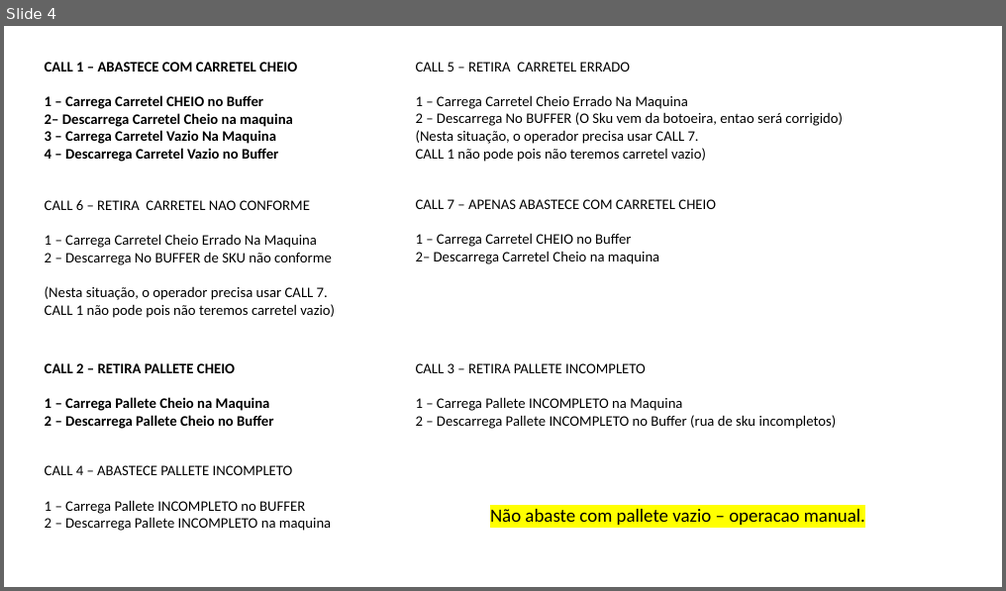
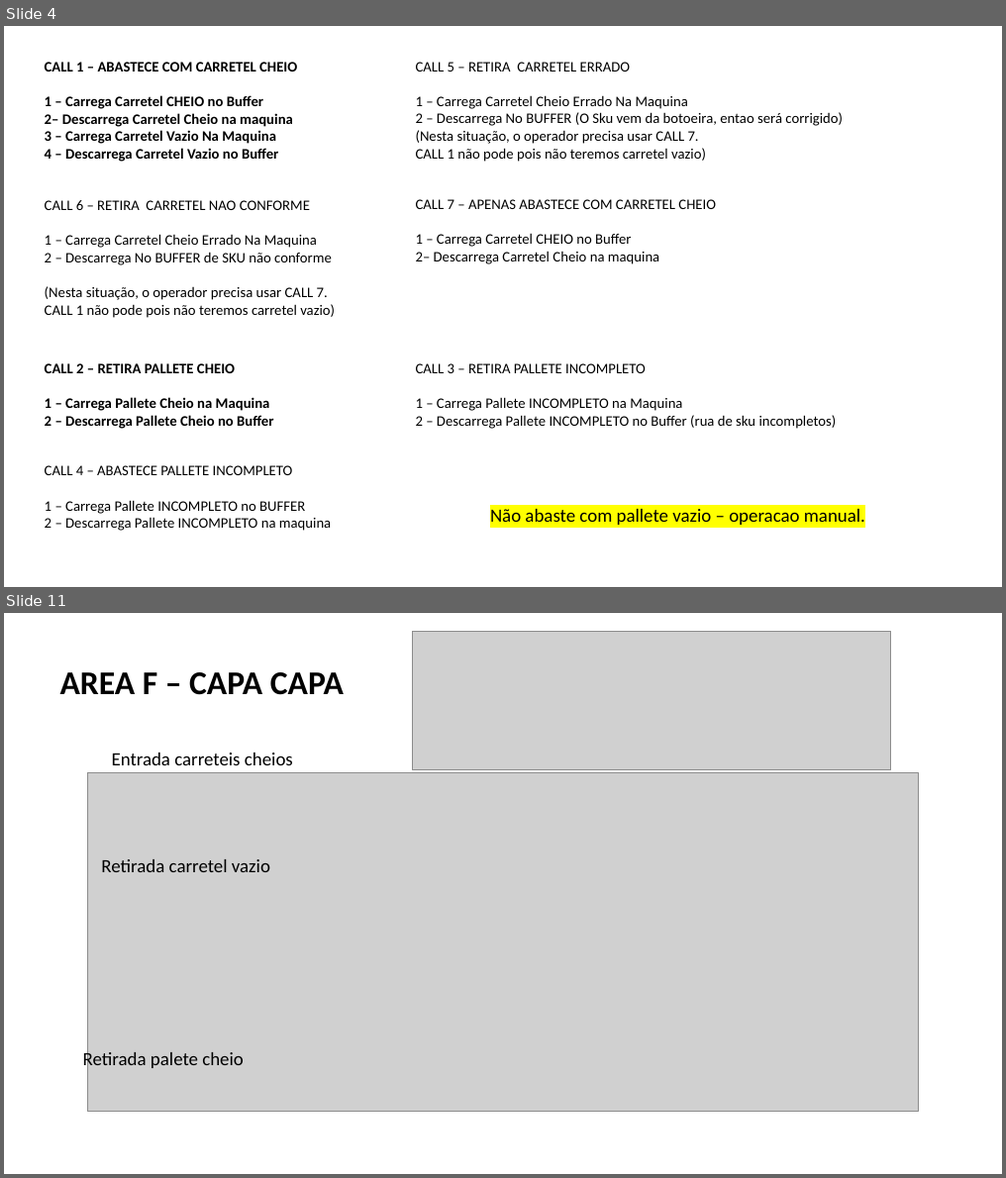
Before and after one commit to fdmartins/tunkers-warehouse-manager, a slide deck: docs/PROCESSO DETALHADO FABIO.pptx. Shown one above the other, each under a label of ours: slide 4 before the commit, slides 4 and 11 after it; the slides between them are not shown. The pictures are 1006x591 and 1006x1178 pixels, drawn with LibreOffice and Linux fonts; fonts in the diff are those of the drawing; grey boxes stand for pictures. Boxes give left, top, right and bottom in pixels: in the first picture for what was removed or moved away, otherwise in the second. Text is boxed around its words. In the diff, an @@ line names an element or a change of style, - is before the commit and + after.

Commit message:
testado em automatico - REENROLADOR - SPIDER - BARRICA - CAPA CAPA

```diff
--- a/docs/PROCESSO DETALHADO FABIO.pptx
+++ b/docs/PROCESSO DETALHADO FABIO.pptx
@@ slide 11 added at [4,613,1002,1174], background #FFFFFF @@
@@ picture added at [413,631,891,770] @@
@@ text added at [60,672,344,695], 32 pt, text #000000, bold @@
+AREA F – CAPA CAPA
@@ text added at [112,753,293,765], 18 pt, text #000000 @@
+Entrada carreteis cheios
@@ picture added at [88,772,919,1112] @@
@@ text added at [101,860,270,872], 18 pt, text #000000 @@
+Retirada carretel vazio
@@ text added at [83,1050,244,1070], 18 pt, text #000000 @@
+Retirada palete cheio
```
Also in this commit, not shown: 14 other slides added, 59 other files.
